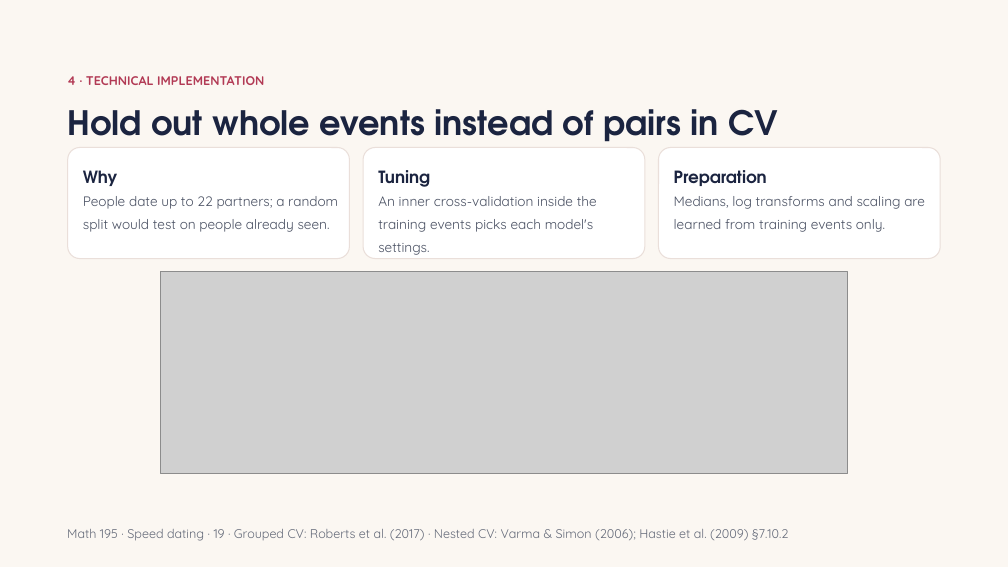
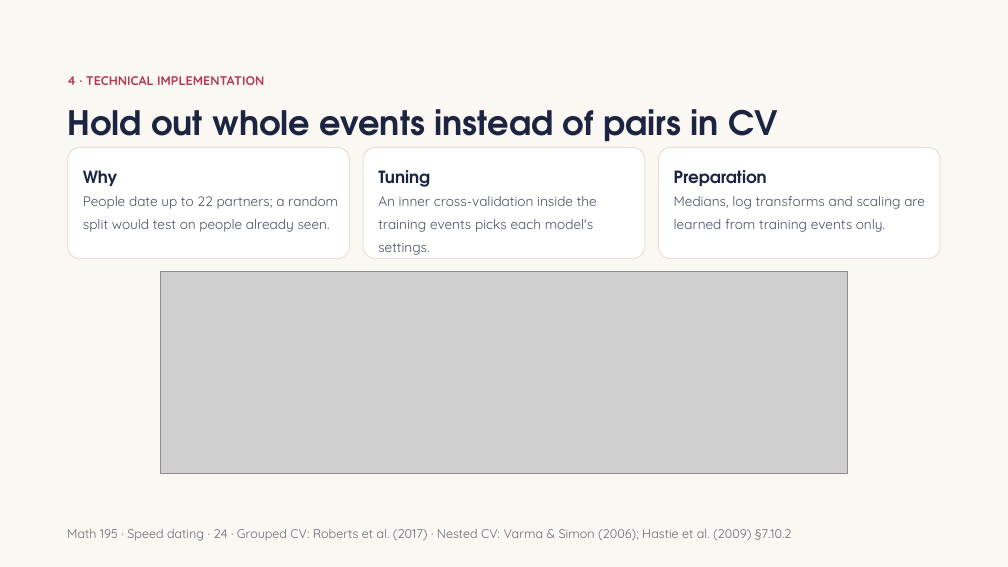
Before and after one commit to Abraham-y/math195-speed-dating, a slide deck: slide 24 of results/report_impl_slides_full.pptx (slide 19 before the commit). Drawn at 1008x567 pixels with LibreOffice and Linux fonts; fonts in the diff are those of the drawing; grey boxes stand for pictures. Boxes give left, top, right and bottom in pixels: in the first picture for what was removed or moved away, otherwise in the second. Text is boxed around its words. In the diff, an @@ line names an element or a change of style, - is before the commit and + after.

```diff
--- a/results/report_impl_slides_full.pptx
+++ b/results/report_impl_slides_full.pptx
@@ text at box(67, 529, 792, 541): text changed @@
-Math 195 · Speed dating · 19 · Grouped CV: Roberts et al. (2017) · Nested CV: Varma & Simon (2006); Hastie et al. (2009) §7.10.2
+Math 195 · Speed dating · 24 · Grouped CV: Roberts et al. (2017) · Nested CV: Varma & Simon (2006); Hastie et al. (2009) §7.10.2
```
Also in this commit, not shown: 24 other slides changed, 6 slides added, 6 other files.
